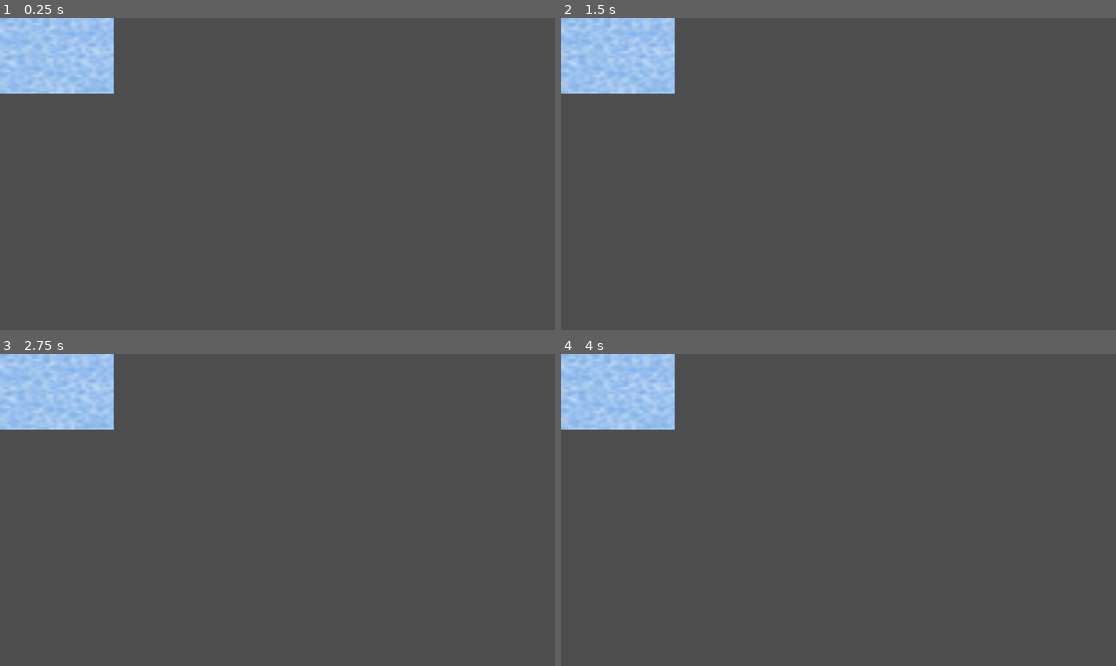
Above: before the commit, frames 1-4 (two rows, left to right).
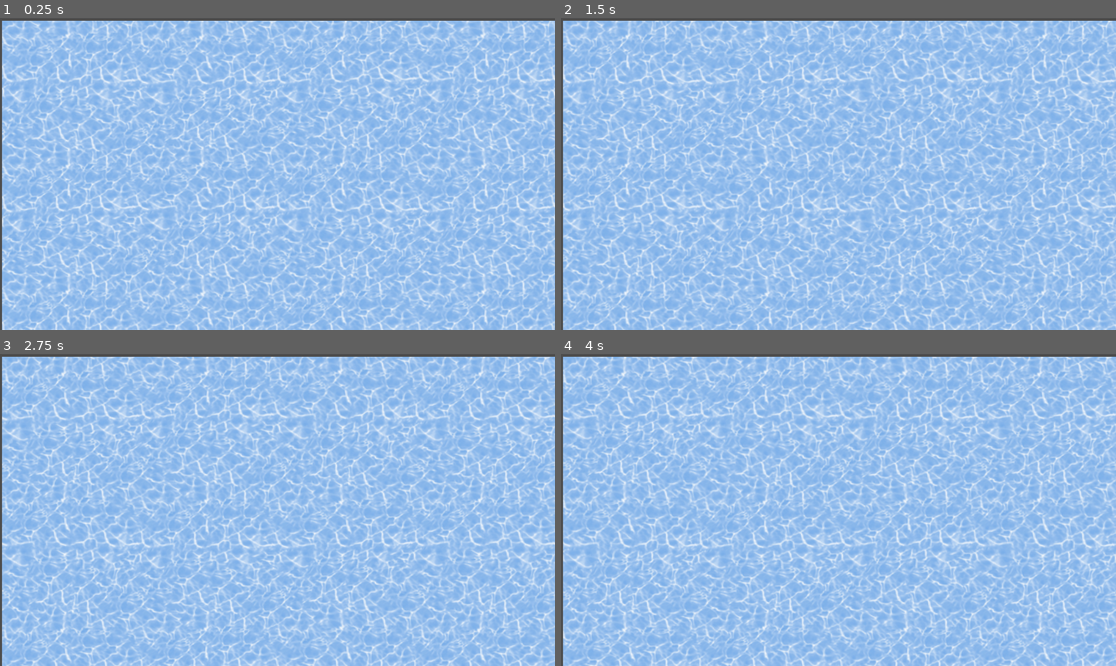
Above: after the commit, the same moments.

Repository: fj0lverkr/water-shader-test
Game: Godot game, scene res://scenes/water/water.tscn
Same seed, same stepped clock (60 frames per second), same inputs: the game is played once before the commit and once after it. The project has no main scene, so this scene is started directly.
Inputs:
- Up to frame 1 (0.25 s): no input
- Up to frame 2 (1.5 s): no input
- Up to frame 3 (2.75 s): no input
- Up to frame 4 (4 s): no input

The runs differ from the first frame. In frame 1, 96% of the frame differs, in the area x 0-100%, y 0-100%; in frame 2, 96%; in frame 3, 96%; in frame 4, 96%.

Commit message:
basic wavy shader

Diff:
--- /dev/null
+++ b/assets/shaders/water.gdshader
@@ -0,0 +1,19 @@
+shader_type canvas_item;
+
+uniform vec2 tiled_factor = vec2(5.0, 5.0);
+uniform float aspect_ratio = 0.5;
+uniform vec2 amplitude = vec2(0.05, 0.1);
+uniform vec2 offset_factor = vec2(2.0, 2.0);
+uniform vec2 time_scale = vec2(1.0, 1.0);
+
+void fragment() {
+	vec2 tiled_uvs = UV * tiled_factor;
+	vec2 waves_uv;
+	waves_uv.x = cos(TIME * time_scale.x + (tiled_uvs.y + tiled_uvs.x) * offset_factor.x);
+	waves_uv.y = sin(TIME * time_scale.y + (tiled_uvs.y + tiled_uvs.x) * offset_factor.y);
+
+	tiled_uvs.y *= aspect_ratio;
+	//COLOR = vec4(tiled_uvs,0.0,1.0);
+	COLOR = vec4(waves_uv, 0.0, 1.0);
+	COLOR = texture(TEXTURE, tiled_uvs + waves_uv * amplitude);
+}
--- /dev/null
+++ b/assets/shaders/water_shader_material.tres
@@ -0,0 +1,11 @@
+[gd_resource type="ShaderMaterial" load_steps=2 format=3 uid="uid://dw7v8w3o1grbg"]
+
+[ext_resource type="Shader" path="res://assets/shaders/water.gdshader" id="1_iwnn8"]
+
+[resource]
+shader = ExtResource("1_iwnn8")
+shader_parameter/tiled_factor = Vector2(4, 4)
+shader_parameter/aspect_ratio = 0.608295
+shader_parameter/amplitude = Vector2(0.02, 0.01)
+shader_parameter/offset_factor = Vector2(4, 2)
+shader_parameter/time_scale = Vector2(1, 1)
--- a/project.godot
+++ b/project.godot
@@ -16,4 +16,5 @@
 
 [rendering]
 
+textures/canvas_textures/default_texture_repeat=1
 renderer/rendering_method="mobile"
--- a/scenes/water/water.gd
+++ b/scenes/water/water.gd
@@ -1,5 +1,9 @@
 @tool
-extends Node2D
+extends Sprite2D
 
-func _on_texture_rect_item_rect_changed():
-	pass # Replace with function body.
+const RATIO: String = "aspect_ratio"
+
+
+func _on_item_rect_changed() -> void:
+	material.set_shader_parameter(RATIO, scale.y / scale.x)
+	$Label.text = material.get_shader_parameter(RATIO)
--- a/scenes/water/water.tscn
+++ b/scenes/water/water.tscn
@@ -1,14 +1,14 @@
-[gd_scene load_steps=3 format=3 uid="uid://b34g5s1yqes5k"]
+[gd_scene load_steps=4 format=3 uid="uid://b34g5s1yqes5k"]
 
 [ext_resource type="Script" path="res://scenes/water/water.gd" id="1_8qwi1"]
-[ext_resource type="Texture2D" uid="uid://upefgsgpa3a4" path="res://assets/textures/clear-sea-water-32x32.png" id="1_61rgm"]
+[ext_resource type="Texture2D" uid="uid://bfusduwcxbjqq" path="res://assets/textures/clear-sea-water-128x128.png" id="2_jp5fx"]
+[ext_resource type="Material" uid="uid://dw7v8w3o1grbg" path="res://assets/shaders/water_shader_material.tres" id="2_uy6sh"]
 
-[node name="Water" type="Node2D"]
+[node name="Water" type="Sprite2D"]
+material = ExtResource("2_uy6sh")
+position = Vector2(579.5, 329.5)
+scale = Vector2(8.99219, 5.05469)
+texture = ExtResource("2_jp5fx")
 script = ExtResource("1_8qwi1")
 
-[node name="TextureRect" type="TextureRect" parent="."]
-offset_right = 236.0
-offset_bottom = 157.0
-texture = ExtResource("1_61rgm")
-
-[connection signal="item_rect_changed" from="TextureRect" to="." method="_on_texture_rect_item_rect_changed"]
+[connection signal="item_rect_changed" from="." to="." method="_on_item_rect_changed"]
Binary file added: assets/textures/clear-sea-water-128x128.png
Not shown, changed: assets/textures/clear-sea-water-128x128.png.import
Binary file removed: assets/textures/clear-sea-water-32x32.png
